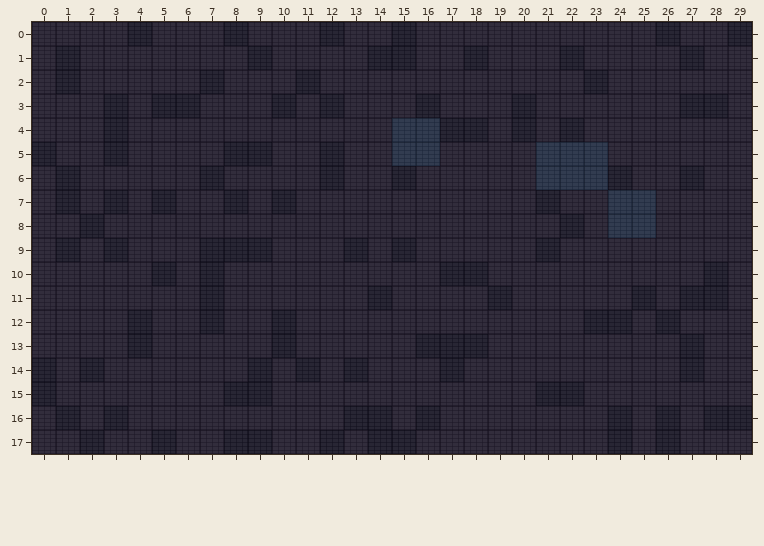
Tiled map (JSON) -- assets/maps/jira_dungeon_2.tmj. That is the earlier state.
Cells are 48x48 px. Shown: x 0..29, y 0..17.
After:
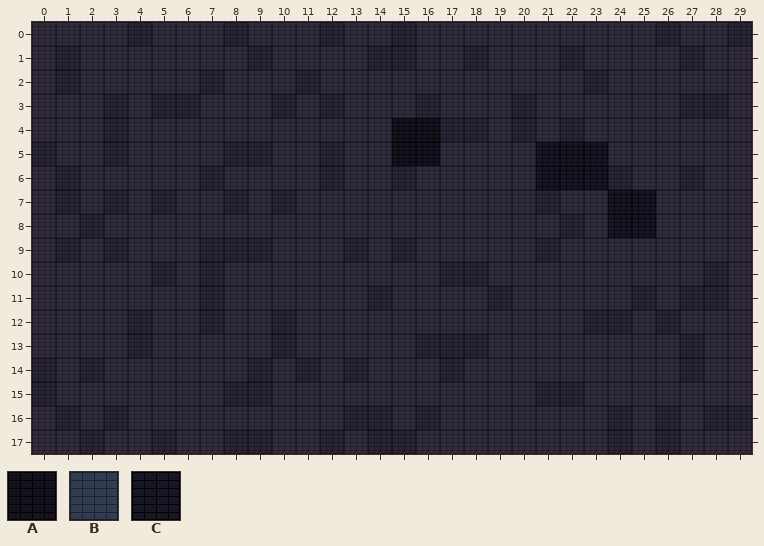
Key: from "dungeon": A 9; from "stub_tiles": B 3, C 4.
_ is an empty cell.
Change:
{"where": "layer \"Objects\""}
{"y":4,"x":15,"old":"BB","new":"AA"}
{"y":5,"x":15,"old":"BB","new":"AA"}
{"y":5,"x":21,"old":"BBB","new":"CCC"}
{"y":6,"x":21,"old":"BBB","new":"CCC"}
{"y":7,"x":24,"old":"BB","new":"CC"}
{"y":8,"x":24,"old":"BB","new":"CC"}
{"label":"changed","picture_box":[392,118,440,166]}
{"label":"changed","picture_box":[536,142,656,238]}
